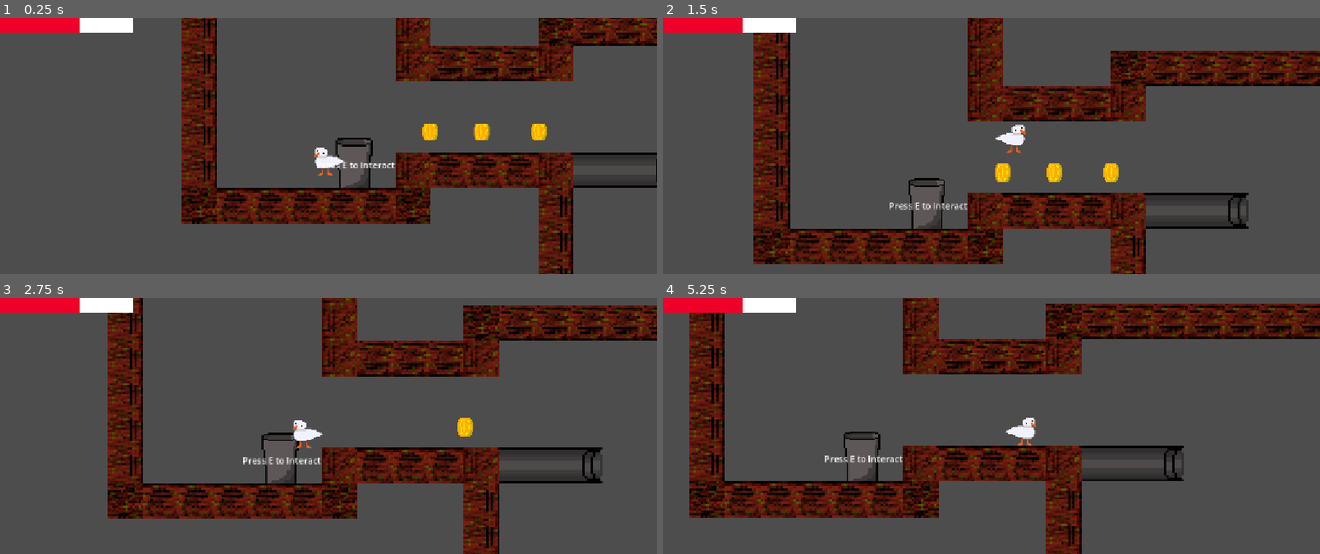
Above: before the commit, frames 1-4 (two rows, left to right).
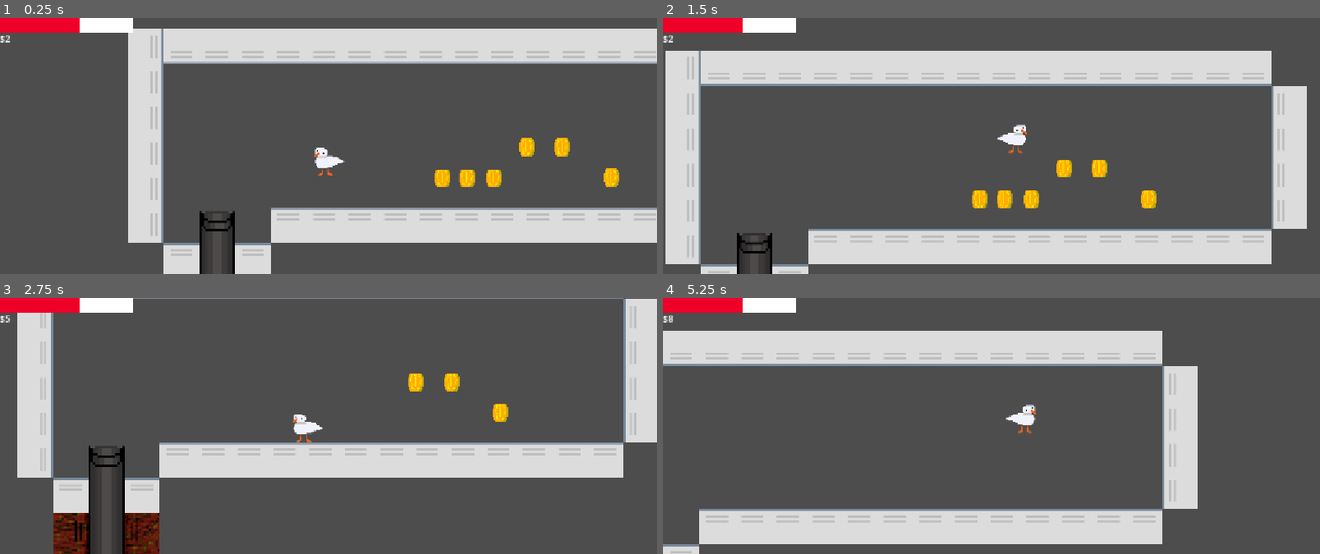
Above: after the commit, the same moments.

Repository: Mango-The-Froot/Duhk
Game: Godot game, scene res://Collab/Scenes/Duhk.tscn
The game is run twice, just before and just after one commit, with the same random seed, the same clock (stepped at 60 frames per second) and the same inputs.
Inputs:
- Up to frame 1 (0.25 s): no input
- Up to frame 2 (1.5 s): tap E at 0.5, 1.25 s; hold Right (Right) from 0.53 s (still down); tap Shift (Dash) at 0.6, 1.35 s; tap Space (Jump) at 0.77, 1.07 s
- Up to frame 3 (2.75 s): tap Space (Jump) at 1.52, 1.82 s; tap E at 2 s; release Right (Right) at 2.03 s; hold Left (Left) from 2.03 s (still down); tap Shift (Dash) at 2.1 s
- Up to frame 4 (5.25 s): tap E at 2.75, 3.5, 4.25 s; release Left (Left) at 2.78 s; hold Right (Right) 2.78-4.28 s; tap Shift (Dash) every 0.75 s from 2.85 to 5.1 s; tap Space (Jump) at 3.02, 3.32, 3.77, 4.07, 4.52, 4.82 s; hold Left (Left) 4.28-5.03 s; hold Right (Right) from 5.03 s (still down)

The runs differ from the first frame. In frame 1, 41% of the frame differs, in the area x 0-100%, y 0-100%; in frame 2, 46%; in frame 3, 40%; in frame 4, 43%.

Commit message:
Added coin counter

Diff:
--- a/Collab/Scenes/Duhk.tscn
+++ b/Collab/Scenes/Duhk.tscn
@@ -8,6 +8,7 @@
 [ext_resource type="Texture2D" uid="uid://btrnj1de0mcld" path="res://Collab/Assets/Sprites/Tilemaps/SlopedTiles.png" id="3_sd00l"]
 [ext_resource type="PackedScene" uid="uid://cu3tjhig4vwvq" path="res://Collab/Scenes/HealthBar.tscn" id="4_q4mro"]
 [ext_resource type="PackedScene" uid="uid://cj2kspo4t0gh2" path="res://Collab/Scenes/rat.tscn" id="7_72pde"]
+[ext_resource type="PackedScene" uid="uid://dne1c41y27ym3" path="res://Collab/Scenes/label.tscn" id="7_acv23"]
 [ext_resource type="PackedScene" uid="uid://dgkbqx0bb0twb" path="res://Collab/Scenes/check_point.tscn" id="9_pndye"]
 
 [sub_resource type="TileSetAtlasSource" id="TileSetAtlasSource_q4mro"]
@@ -195,7 +196,7 @@
 layer_2/tile_data = PackedInt32Array(1703938, 524289, 8, 3276802, 1, 8, 4063246, 786433, 4, 4063254, 262145, 8, 11272240, 786433, 4, 11796512, 262145, 8, 12124198, 786433, 4, 12124206, 262145, 8, 13107237, 524289, 8, 12845100, 786433, 4, 8912928, 262145, 8, 9437236, 786433, 4, 12582964, 786433, 4)
 
 [node name="Player" type="CharacterBody2D" parent="." unique_id=1561518963]
-position = Vector2(-80, 2127)
+position = Vector2(240, 269)
 script = ExtResource("1_6lmjr")
 metadata/_edit_group_ = true
 
@@ -214,6 +215,10 @@
 
 [node name="HealthBar" parent="Player/CanvasLayer" unique_id=331439400 instance=ExtResource("4_q4mro")]
 
+[node name="Label" parent="Player/CanvasLayer" unique_id=1491014615 instance=ExtResource("7_acv23")]
+offset_top = 25.0
+offset_bottom = 48.0
+
 [node name="Coins" type="Node2D" parent="." unique_id=2051164883]
 
 [node name="Coin1" parent="Coins" unique_id=1346076283 instance=ExtResource("3_qbkui")]
@@ -265,8 +270,10 @@
 color = Color(1, 1, 1, 0)
 shadow_color = Color(0.48235294, 0, 0, 0)
 
-[node name="Rat" parent="." unique_id=1358586519 instance=ExtResource("7_72pde")]
-position = Vector2(298, 986)
-
 [node name="checkPoint" parent="." unique_id=1405259099 instance=ExtResource("9_pndye")]
 position = Vector2(-32, 2175)
+
+[node name="Enemies" type="Node2D" parent="." unique_id=563912010]
+
+[node name="Rat" parent="Enemies" unique_id=1358586519 instance=ExtResource("7_72pde")]
+position = Vector2(298, 986)
--- a/Collab/Scenes/character_body_2d.gd
+++ b/Collab/Scenes/character_body_2d.gd
@@ -1,9 +1,10 @@
 extends CharacterBody2D
+class_name Player
 
 const SPEED = 200.0
 const JUMP_VELOCITY = -400.0
 var gravity = 20
-var health
+#var health
 var isAlive = true
 
 var hasDash = true
@@ -27,7 +28,7 @@
 @onready var animate = $PlayerAnims
 
 func _ready():
-	health = 6
+	GlobalVar.playerHealth = 6
 	#healthBar.init_health(health)
 
 func _physics_process(delta: float) -> void:
--- a/Collab/Scenes/coin.gd
+++ b/Collab/Scenes/coin.gd
@@ -4,5 +4,7 @@
 
 
 func _on_body_entered(body: Node2D) -> void:
-	print("+1 coin") #REPLACE WITH COLLECTION LATER
+	#print("+1 coin") #REPLACE WITH COLLECTION LATER
+	GlobalVar.money += 1
+	print(GlobalVar.money)
 	queue_free()
--- /dev/null
+++ b/Collab/Scenes/control.tscn
@@ -0,0 +1,14 @@
+[gd_scene format=3 uid="uid://7f4shbvwrngl"]
+
+[ext_resource type="PackedScene" uid="uid://dne1c41y27ym3" path="res://Collab/Scenes/label.tscn" id="1_8elai"]
+
+[node name="MoneyDisplayTypeShi" type="Control" unique_id=659108955]
+layout_mode = 3
+anchors_preset = 15
+anchor_right = 1.0
+anchor_bottom = 1.0
+grow_horizontal = 2
+grow_vertical = 2
+
+[node name="Label" parent="." unique_id=1491014615 instance=ExtResource("1_8elai")]
+layout_mode = 0
--- /dev/null
+++ b/Collab/Scenes/label.tscn
@@ -0,0 +1,8 @@
+[gd_scene format=3 uid="uid://dne1c41y27ym3"]
+
+[ext_resource type="Script" uid="uid://du7q3o2lve0j2" path="res://moneyDisplay.gd" id="1_l741g"]
+
+[node name="Label" type="Label" unique_id=1491014615]
+offset_right = 40.0
+offset_bottom = 23.0
+script = ExtResource("1_l741g")
--- /dev/null
+++ b/Collab/Scenes/teleporter.tscn
@@ -0,0 +1,18 @@
+[gd_scene format=3 uid="uid://b8r323vsus6c3"]
+
+[sub_resource type="RectangleShape2D" id="RectangleShape2D_vqjae"]
+
+[sub_resource type="RectangleShape2D" id="RectangleShape2D_qqpxv"]
+
+[node name="Teleporter" type="Node2D" unique_id=1458907925]
+
+[node name="One" type="Area2D" parent="." unique_id=1051613744]
+
+[node name="HBOne" type="CollisionShape2D" parent="One" unique_id=2146922513]
+shape = SubResource("RectangleShape2D_vqjae")
+
+[node name="Two" type="Area2D" parent="." unique_id=2131914288]
+
+[node name="HBTwo" type="CollisionShape2D" parent="Two" unique_id=1029663228]
+position = Vector2(34, 0)
+shape = SubResource("RectangleShape2D_qqpxv")
--- /dev/null
+++ b/Collab/Scenes/tp_one.gd
@@ -0,0 +1,15 @@
+extends Area2D
+
+
+# Called when the node enters the scene tree for the first time.
+func _ready() -> void:
+	pass # Replace with function body.
+
+
+# Called every frame. 'delta' is the elapsed time since the previous frame.
+func _process(delta: float) -> void:
+	pass
+
+func _on_body_entered(body: Node2D) -> void:
+	#Player.position = $TPTwo.position
+	pass
--- /dev/null
+++ b/Collab/Scenes/tp_two.gd
@@ -0,0 +1,16 @@
+extends Area2D
+
+
+# Called when the node enters the scene tree for the first time.
+func _ready() -> void:
+	pass # Replace with function body.
+
+
+# Called every frame. 'delta' is the elapsed time since the previous frame.
+func _process(delta: float) -> void:
+	pass
+
+
+
+func _on_body_entered(body: Node2D) -> void:
+	$Player.position = $TPOne.position
--- /dev/null
+++ b/global_var.gd
@@ -0,0 +1,5 @@
+extends Node
+class_name GlobalVars
+
+var playerHealth
+var money: int
--- /dev/null
+++ b/moneyDisplay.gd
@@ -0,0 +1,11 @@
+extends Label
+
+
+# Called when the node enters the scene tree for the first time.
+func _ready() -> void:
+	pass # Replace with function body.
+
+
+# Called every frame. 'delta' is the elapsed time since the previous frame.
+func _process(delta: float) -> void:
+	self.text = "$" + str(GlobalVar.money)
--- a/project.godot
+++ b/project.godot
@@ -14,6 +14,10 @@
 run/main_scene="uid://cv28ldnnaejbv"
 config/features=PackedStringArray("4.6", "Forward Plus")
 config/icon="res://Collab/Assets/Sprites/icon.svg"
+
+[autoload]
+
+GlobalVar="*uid://ku73ipupqv1"
 
 [display]
 
Not shown, added: Collab/Scenes/tp_one.gd.uid
Not shown, added: Collab/Scenes/tp_two.gd.uid
Not shown, added: global_var.gd.uid
Not shown, added: moneyDisplay.gd.uid
